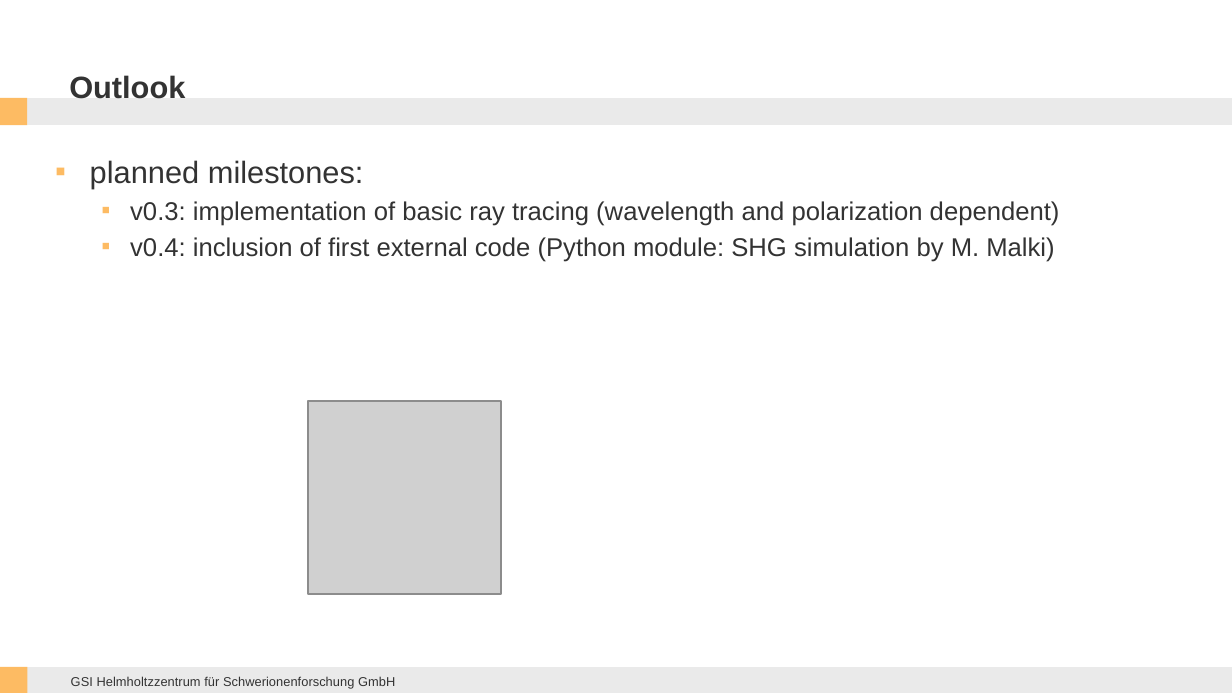
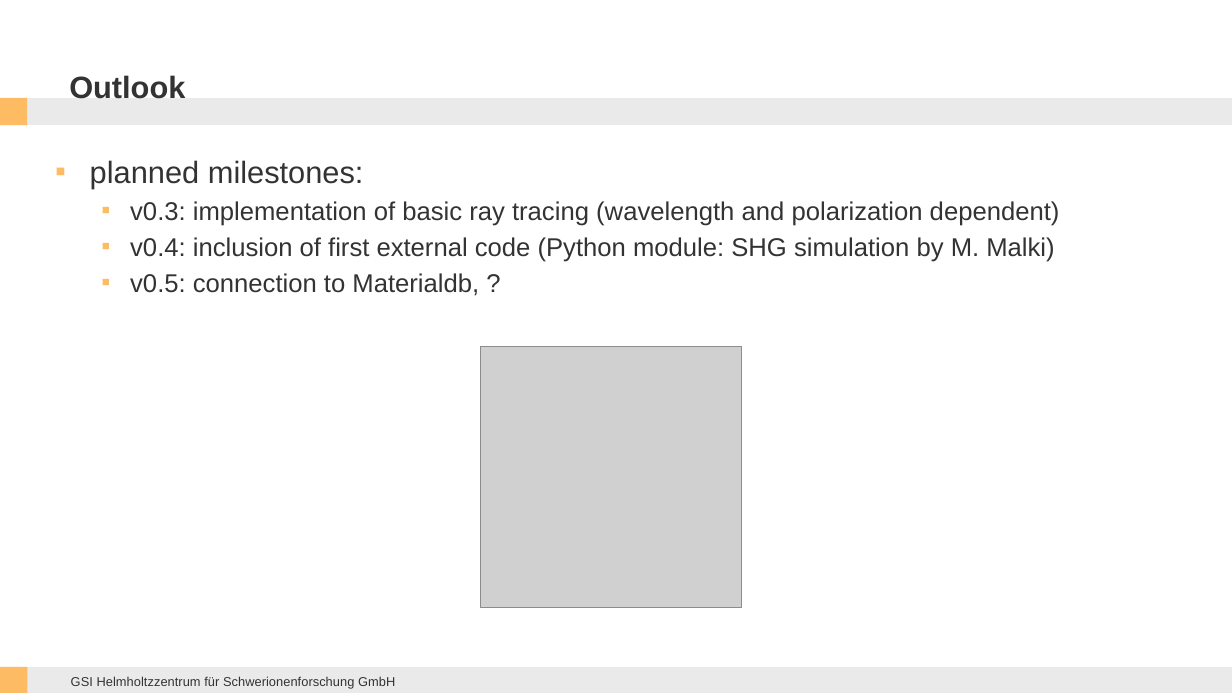
Before and after one commit to opossum-labs/opossum, a slide deck: slide 10 of book/OPOSSUM THRILL Workshop 2023.pptx (slide 9 before the commit). Drawn at 1232x693 pixels with LibreOffice and Linux fonts; fonts in the diff are those of the drawing; grey boxes stand for pictures; background and template pictures are left out. Boxes give left, top, right and bottom in pixels: in the first picture for what was removed or moved away, otherwise in the second. Text is boxed around its words. In the diff, an @@ line names an element or a change of style, - is before the commit and + after.

```diff
--- a/book/OPOSSUM THRILL Workshop 2023.pptx
+++ b/book/OPOSSUM THRILL Workshop 2023.pptx
@@ text at (130,273,479,296): paragraph added @@
+  ▪ v0.5: connection to Materialdb, ?
@@ picture: place and size @@
-picture at (308,400,501,594)
+picture at (480,346,742,607)
```
Also in this commit, not shown: 3 other slides changed, 2 slides added, 4 other files.
